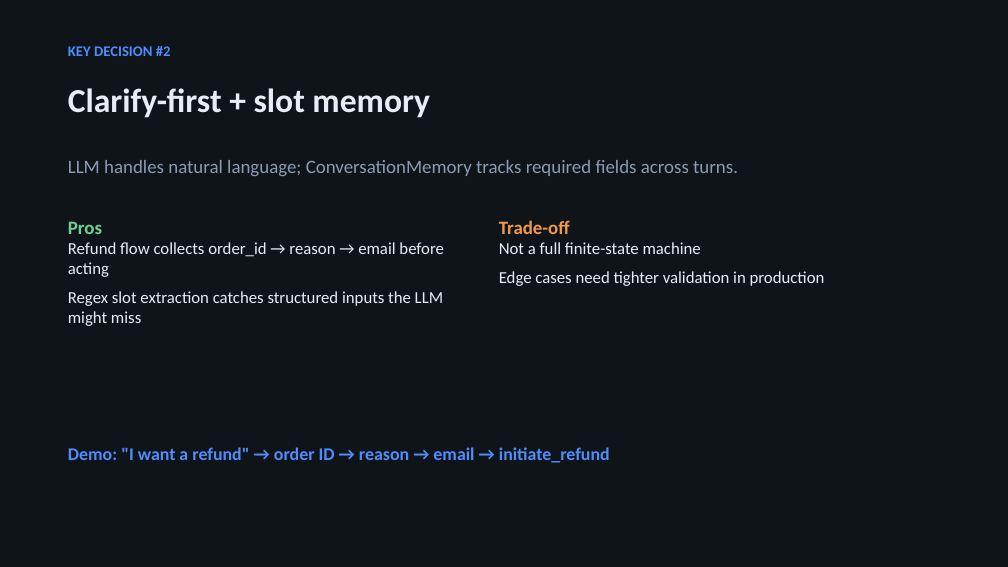
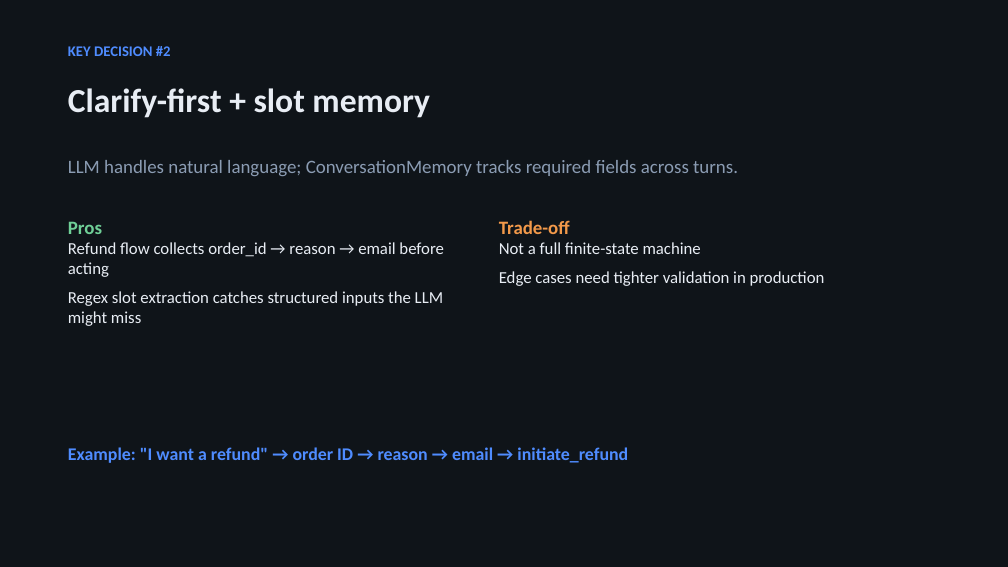
Before and after one commit to andrewwchild/booklydemo, a slide deck: slide 4 of Bookly_CS_Agent_Pitch.pptx. Drawn at 1008x567 pixels with LibreOffice and Linux fonts; fonts in the diff are those of the drawing. Boxes give left, top, right and bottom in pixels: in the first picture for what was removed or moved away, otherwise in the second. Text is boxed around its words. In the diff, an @@ line names an element or a change of style, - is before the commit and + after.

```diff
--- a/Bookly_CS_Agent_Pitch.pptx
+++ b/Bookly_CS_Agent_Pitch.pptx
@@ text at (x1=68, y1=447, x2=628, y2=463): text changed @@
-Demo: "I want a refund" → order ID → reason → email → initiate_refund
+Example: "I want a refund" → order ID → reason → email → initiate_refund
```
Also in this commit, not shown: 4 other slides changed, 22 other files.
